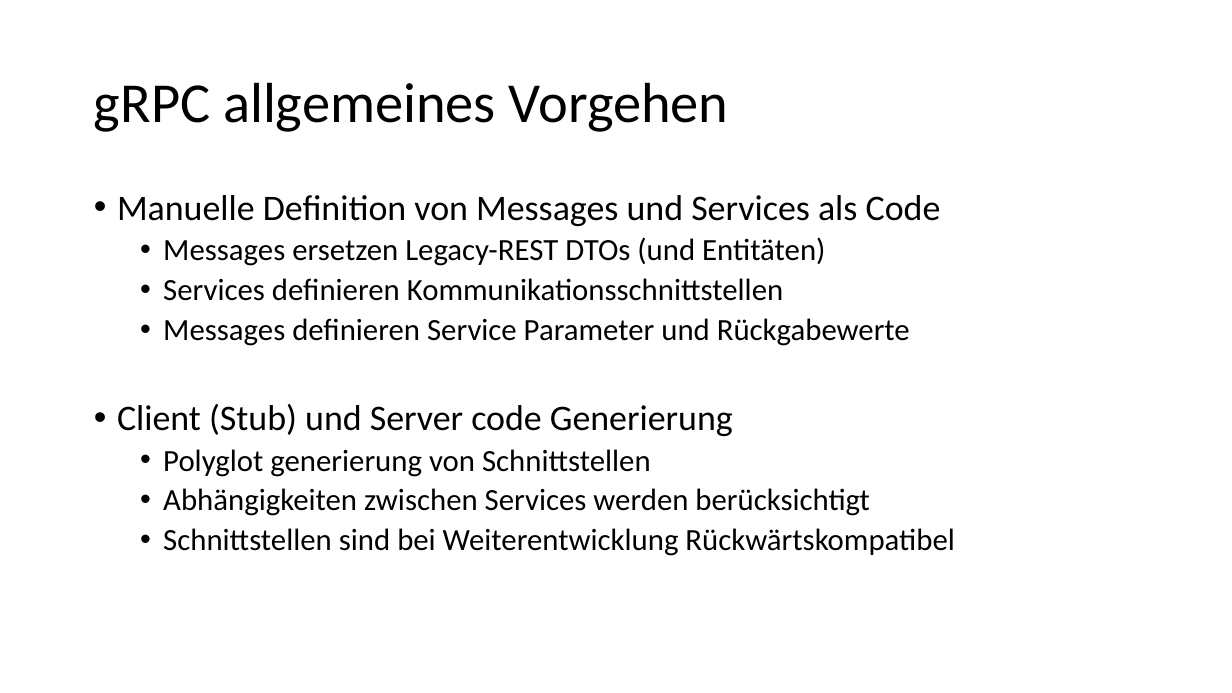
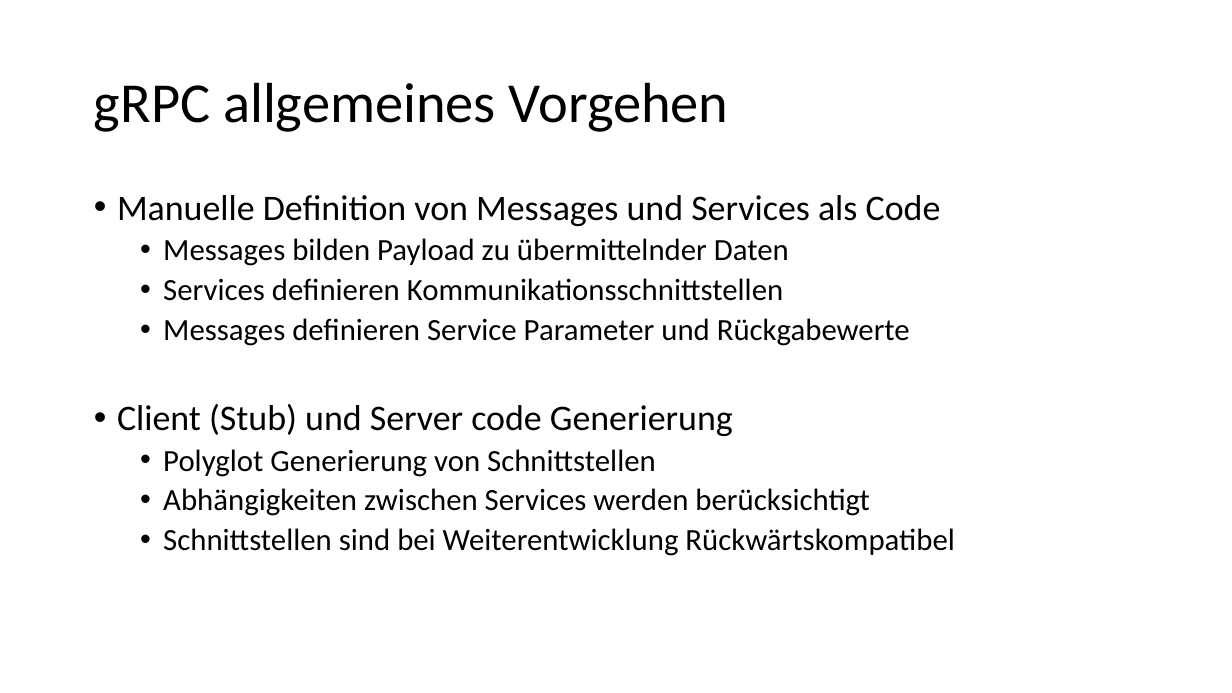
Before and after one commit to SGSE-2020/Organisation, a slide deck: slide 5 of themenvorstellung/grpc/gRPC.pptx. Drawn at 1232x693 pixels with LibreOffice and Linux fonts; fonts in the diff are those of the drawing. Boxes give left, top, right and bottom in pixels: in the first picture for what was removed or moved away, otherwise in the second. Text is boxed around its words. In the diff, an @@ line names an element or a change of style, - is before the commit and + after.

Commit message:
Fix typo in the presentation files

```diff
--- a/themenvorstellung/grpc/gRPC.pptx
+++ b/themenvorstellung/grpc/gRPC.pptx
@@ text at (163,238,789,266): text changed @@
-  • Messages ersetzen Legacy-REST DTOs (und Entitäten)
+  • Messages bilden Payload zu übermittelnder Daten
@@ text at (163,449,656,477): text changed @@
-  • Polyglot generierung von Schnittstellen
+  • Polyglot Generierung von Schnittstellen
```
